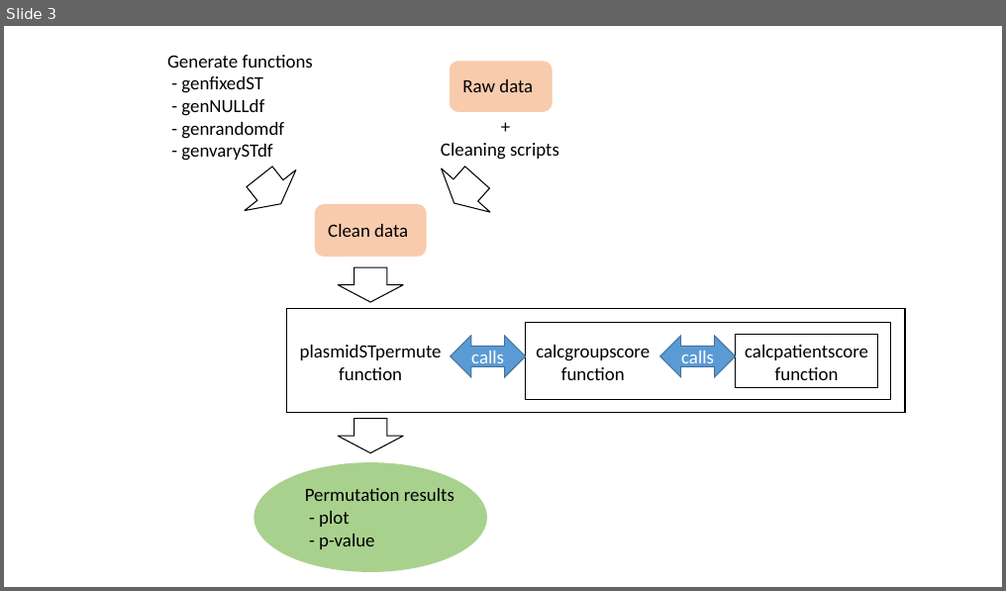
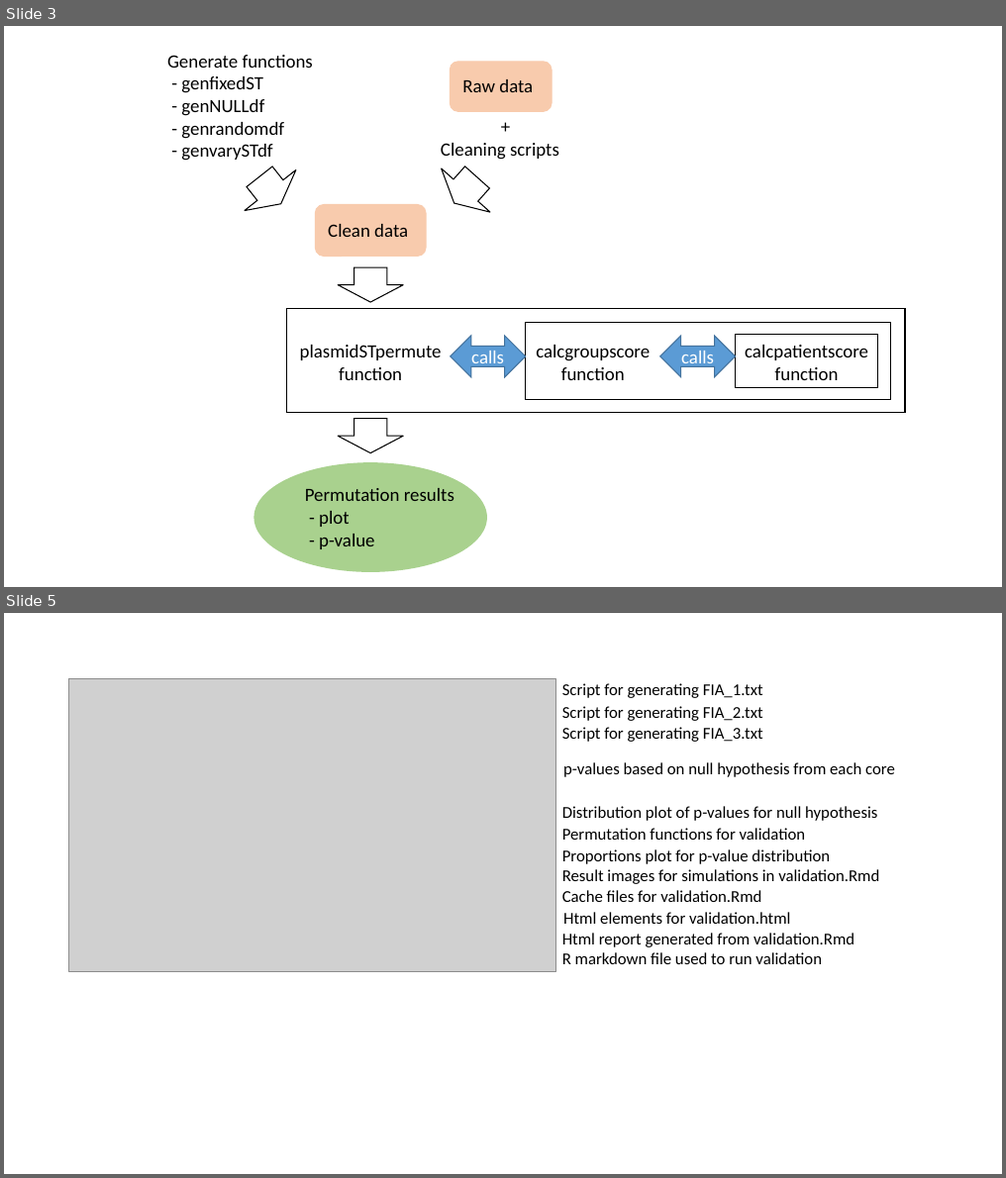
Before and after one commit to m6thu/Plasmid_ST_Permutation_Test, a slide deck: images/pics.pptx. Shown one above the other, each under a label of ours: slide 3 before the commit, slides 3 and 5 after it; the slides between them are not shown. The pictures are 1006x591 and 1006x1178 pixels, drawn with LibreOffice and Linux fonts; fonts in the diff are those of the drawing; grey boxes stand for pictures. Boxes give left, top, right and bottom in pixels: in the first picture for what was removed or moved away, otherwise in the second. Text is boxed around its words. In the diff, an @@ line names an element or a change of style, - is before the commit and + after.

```diff
--- a/images/pics.pptx
+++ b/images/pics.pptx
@@ slide 5 added at (4,613,1002,1174), background #FFFFFF @@
@@ picture added at (69,679,555,972) @@
@@ text added at (562,683,763,698), 16 pt, text #000000 @@
+Script for generating FIA_1.txt
@@ text added at (562,706,763,721), 16 pt, text #000000 @@
+Script for generating FIA_2.txt
@@ text added at (562,727,763,742), 16 pt, text #000000 @@
+Script for generating FIA_3.txt
@@ text added at (563,762,895,777), 16 pt, text #000000 @@
+p-values based on null hypothesis from each core
@@ text added at (562,806,877,821), 16 pt, text #000000 @@
+Distribution plot of p-values for null hypothesis
@@ text added at (562,828,806,840), 16 pt, text #000000 @@
+Permutation functions for validation
@@ text added at (562,850,830,864), 16 pt, text #000000 @@
+Proportions plot for p-value distribution
@@ text added at (562,869,879,884), 16 pt, text #000000 @@
+Result images for simulations in validation.Rmd
@@ text added at (562,890,761,902), 16 pt, text #000000 @@
+Cache files for validation.Rmd
@@ text added at (562,933,854,948), 16 pt, text #000000 @@
+Html report generated from validation.Rmd
@@ text added at (563,912,790,924), 16 pt, text #000000 @@
+Html elements for validation.html
@@ text added at (562,953,822,964), 16 pt, text #000000 @@
+R markdown file used to run validation
```
Also in this commit, not shown: 1 other slide added, 4 other files.
